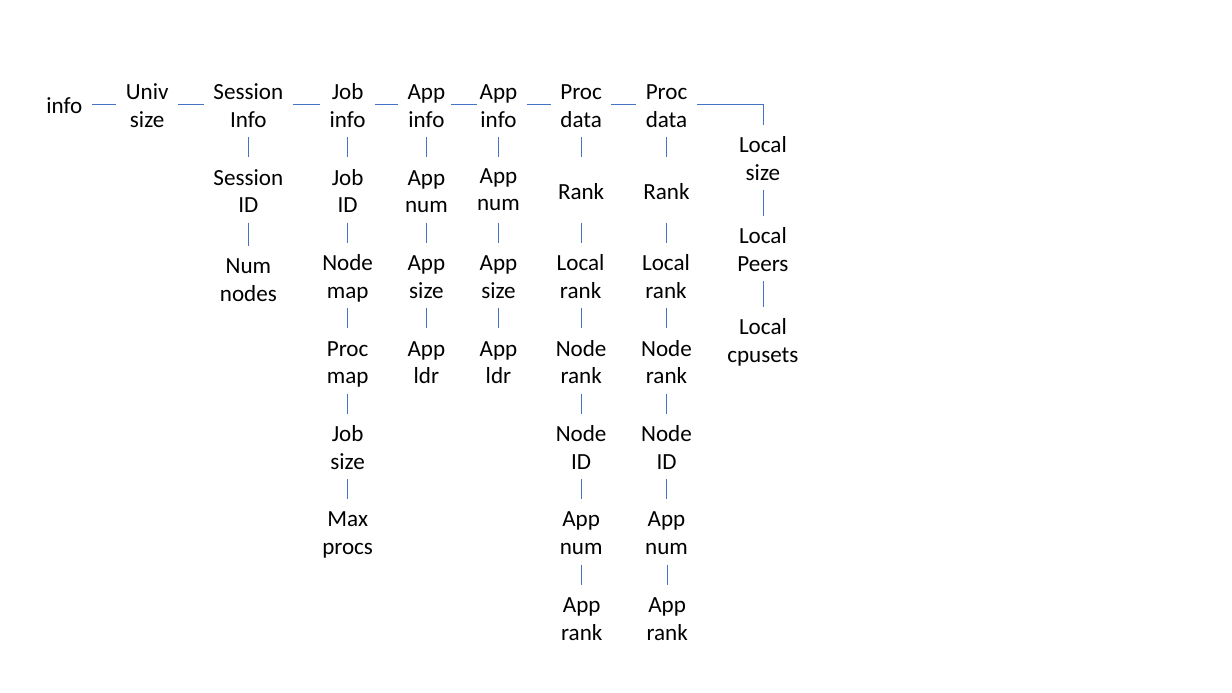
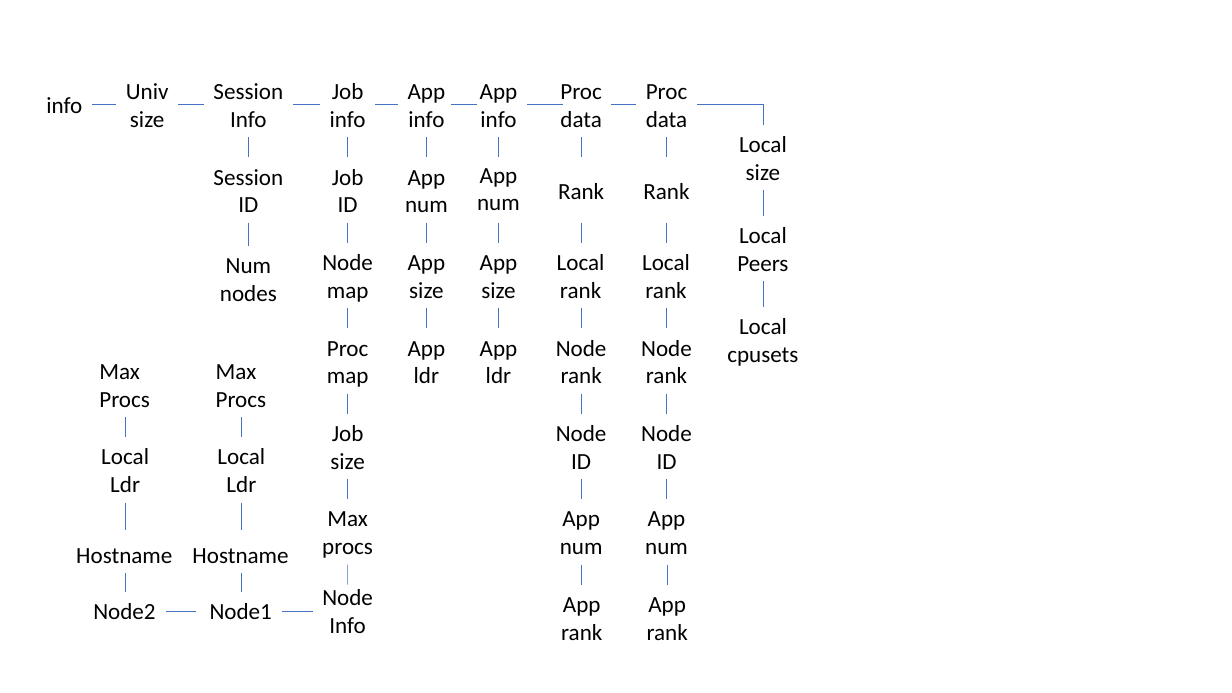
Before and after one commit to pmix/pmix-standard, a slide deck: slide 1 of figs/drawings.pptx. Drawn at 1232x693 pixels with LibreOffice and Linux fonts; fonts in the diff are those of the drawing. Boxes give left, top, right and bottom in pixels: in the first picture for what was removed or moved away, otherwise in the second. Text is boxed around its words. In the diff, an @@ line names an element or a change of style, - is before the commit and + after.

Commit message:
Clarify hierarchical nesting of info level arrays
The various info level arrays can be nested into hierarchical topologies
as required for clear communication of information. For example, the job
array might contain a node array, each element containing job-level
values for that node.

(cherry picked from commit 0eb757a97ac248f39552e5fa1c93af58a8d8e4bb)

```diff
--- a/figs/drawings.pptx
+++ b/figs/drawings.pptx
@@ line moved from (527, 104) - (551, 104) to (527, 104) - (563, 104) @@
@@ text added at box(99, 364, 150, 407), 18 pt, text #000000 @@
+Max
+Procs
@@ text added at box(216, 364, 267, 407), 18 pt, text #000000 @@
+Max
+Procs
@@ line added from (125, 418) to (125, 437), #4472C4 0.5 pt @@
@@ line added from (241, 418) to (241, 437), #4472C4 0.5 pt @@
@@ text added at box(101, 448, 149, 492), 18 pt, text #000000 @@
+Local
+Ldr
@@ text added at box(217, 448, 265, 492), 18 pt, text #000000 @@
+Local
+Ldr
@@ line added from (125, 503) to (125, 531), #4472C4 0.5 pt @@
@@ line added from (241, 503) to (241, 531), #4472C4 0.5 pt @@
@@ text added at box(76, 548, 172, 563), 18 pt, text #000000 @@
+Hostname
@@ text added at box(192, 548, 288, 563), 18 pt, text #000000 @@
+Hostname
@@ line added from (348, 565) to (348, 585), #4472C4 0.5 pt @@
@@ line added from (125, 573) to (125, 592), #4472C4 0.5 pt @@
@@ line added from (241, 573) to (241, 592), #4472C4 0.5 pt @@
@@ text added at box(322, 589, 373, 633), 18 pt, text #000000 @@
+Node
+Info
@@ text added at box(93, 603, 155, 619), 18 pt, text #000000 @@
+Node2
@@ line added from (197, 611) to (166, 611), #4472C4 0.5 pt @@
@@ text added at box(210, 603, 272, 619), 18 pt, text #000000 @@
+Node1
@@ line added from (312, 611) to (283, 611), #4472C4 0.5 pt @@
```
Also in this commit, not shown: 4 slides added, 3 slides removed, 8 other files.
